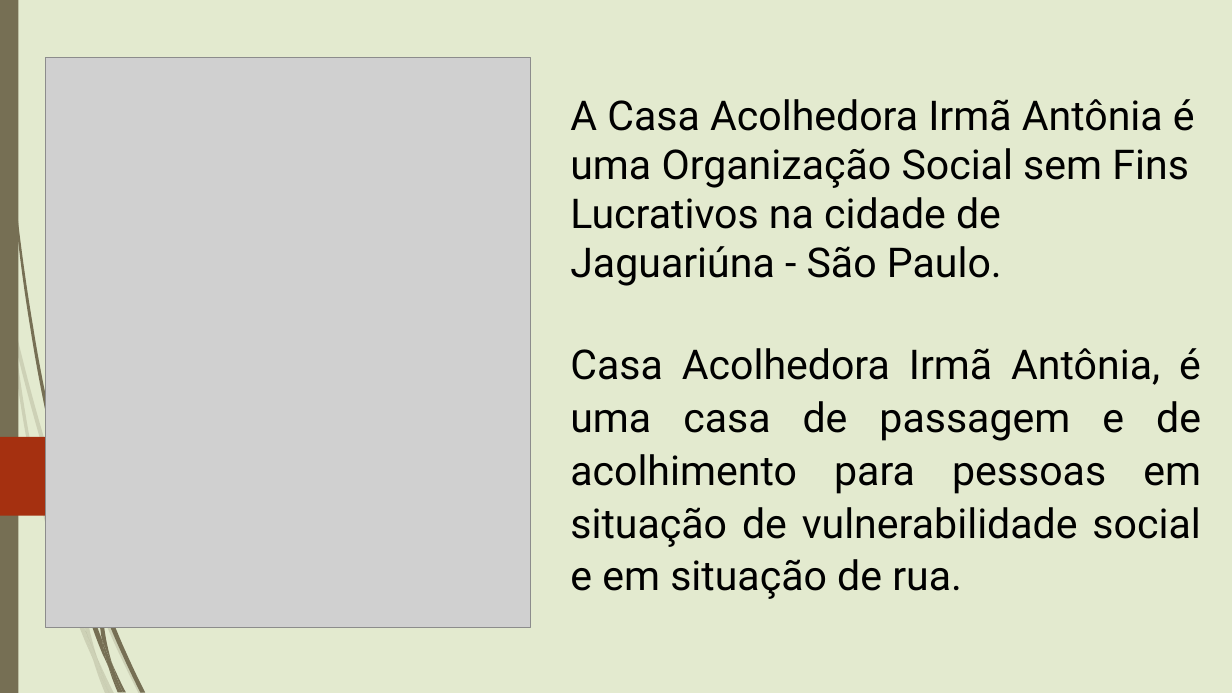
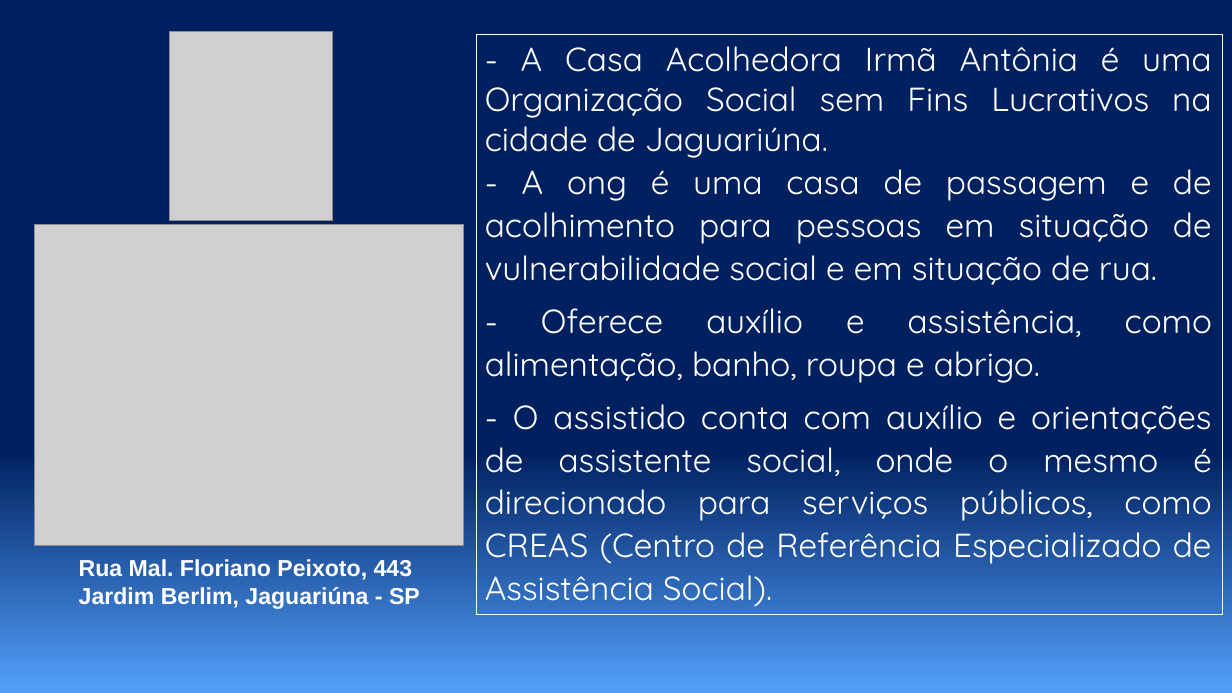
Before and after one commit to LeoImenes/Projeto-ONG, a slide deck: slide 2 of Apresentação/1 Apresentação.ppsx (slide 1 before the commit). Drawn at 1232x693 pixels with LibreOffice and Linux fonts; fonts in the diff are those of the drawing; grey boxes stand for pictures. Boxes give left, top, right and bottom in pixels: in the first picture for what was removed or moved away, otherwise in the second. Text is boxed around its words. In the diff, an @@ line names an element or a change of style, - is before the commit and + after.

```diff
--- a/Apresentação/1 Apresentação.ppsx
+++ b/Apresentação/1 Apresentação.ppsx
@@ background #E3EACF to gradient #002060 to #509CF6 @@
@@ rectangle removed at bbox=[0, 0, 18, 693] @@
@@ picture: place and size @@
-picture at bbox=[46, 57, 531, 628]
+picture at bbox=[170, 31, 333, 221]
@@ rectangle "- A Casa Acolhedora Irmã ...": place and size @@
-rectangle "- A Casa Acolhedora Irmã ..." at bbox=[570, 99, 1201, 599]
+rectangle "- A Casa Acolhedora Irmã ..." at bbox=[476, 34, 1222, 615]
@@ rectangle "- A Casa Acolhedora Irmã ..." at bbox=[476, 34, 1222, 615]: outline none to #FFFFFF 0.25 pt @@
@@ text in rectangle at bbox=[485, 46, 1212, 607]: text changed; size 32 to 26 pt; font Roboto to Quicksand; text colour #000000 to #FFFFFF @@
-A Casa Acolhedora Irmã Antônia é uma Organização Social sem Fins Lucrativos na cidade de Jaguariúna - São Paulo.
-Casa Acolhedora Irmã Antônia, é uma casa de passagem e de acolhimento para pessoas em situação de vulnerabilidade social e em situação de rua.
+- A Casa Acolhedora Irmã Antônia é uma Organização Social sem Fins Lucrativos na cidade de Jaguariúna.
+- A ong é uma casa de passagem e de acolhimento para pessoas em situação de vulnerabilidade social e em situação de rua.
+- Oferece auxílio e assistência, como alimentação, banho, roupa e abrigo.
+- O assistido conta com auxílio e orientações de assistente social, onde o mesmo é direcionado para serviços públicos, como CREAS (Centro de Referência Especializado de Assistência Social).
@@ picture added at bbox=[35, 225, 464, 545] @@
@@ freeform shape removed at bbox=[0, 437, 177, 516] @@
@@ text added at bbox=[79, 559, 420, 609], 18 pt, text #FFFFFF, bold @@
+Rua Mal. Floriano Peixoto, 443
+Jardim Berlim, Jaguariúna - SP
@@ group removed at bbox=[0, 261, 143, 693]: 8 freeform shapes @@
@@ group removed at bbox=[3, 0, 145, 693]: 8 freeform shapes @@
```
Also in this commit, not shown: 1 slide added, 1 other file.
